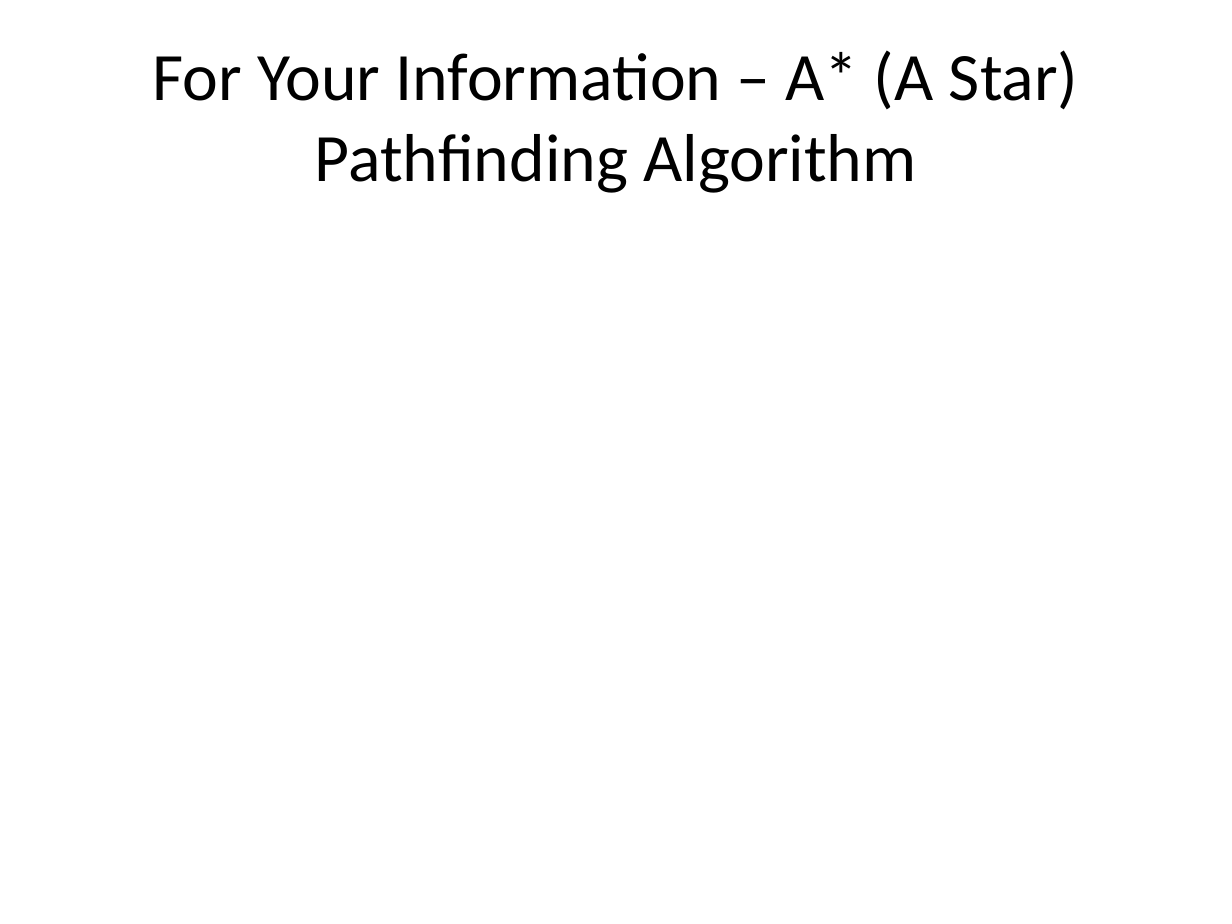
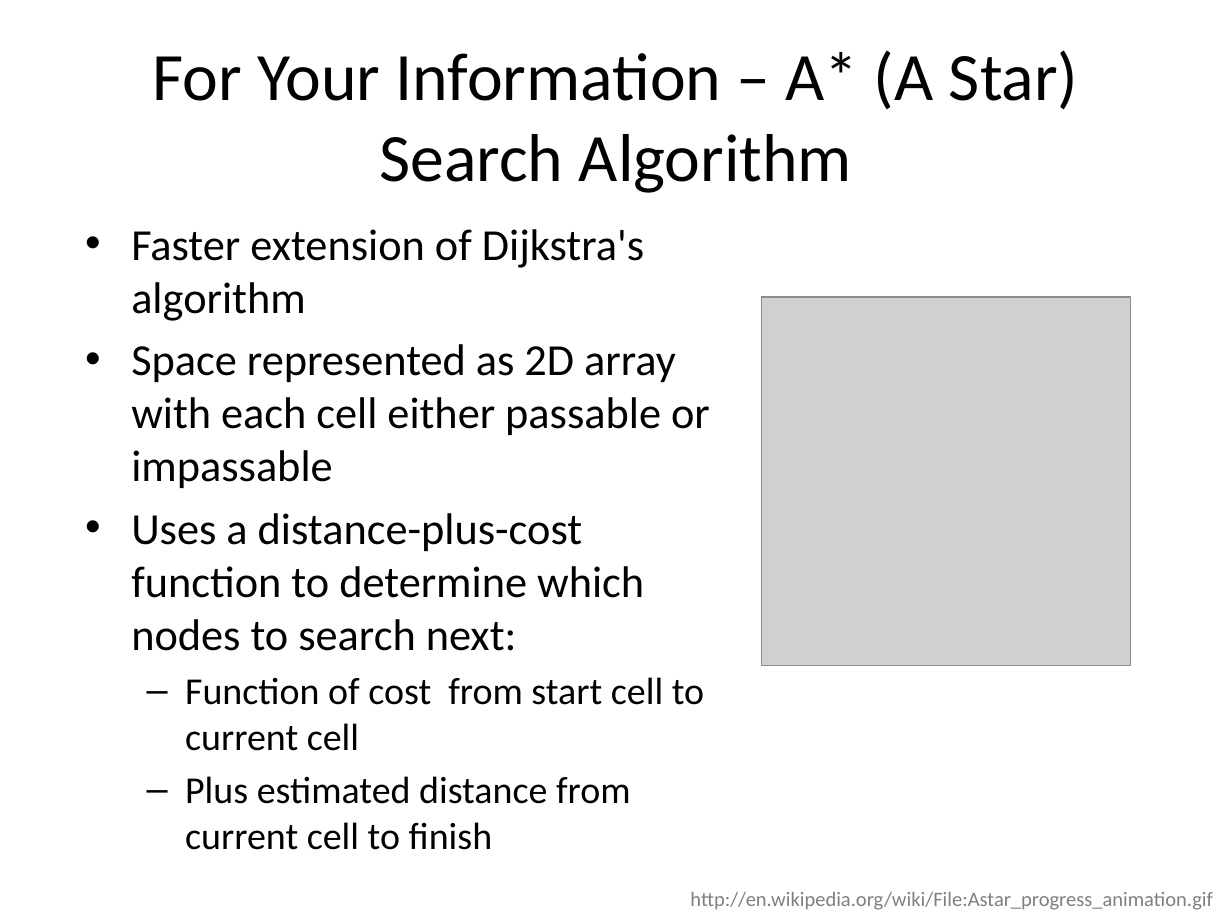
Before and after one commit to michaelwh/kinect-wheelchair, a slide deck: slide 14 of Autonomous Wheelchair using Structured Light.pptx. Drawn at 1232x924 pixels with LibreOffice and Linux fonts; fonts in the diff are those of the drawing; grey boxes stand for pictures. Boxes give left, top, right and bottom in pixels: in the first picture for what was removed or moved away, otherwise in the second. Text is boxed around its words. In the diff, an @@ line names an element or a change of style, - is before the commit and + after.

```diff
--- a/Autonomous Wheelchair using Structured Light.pptx
+++ b/Autonomous Wheelchair using Structured Light.pptx
@@ title at (x1=153, y1=50, x2=1079, y2=193): text changed @@
-For Your Information – A* (A Star) Pathfinding Algorithm
+For Your Information – A* (A Star) Search Algorithm
@@ text added at (x1=131, y1=229, x2=710, y2=804), 25.9 pt, text #000000 @@
+• Faster extension of Dijkstra's algorithm
+• Space represented as 2D array with each cell either passable or impassable
+• Uses a distance-plus-cost function to determine which nodes to search next:
+  – Function of cost from start cell to current cell
+  – Plus estimated distance from current cell to finish
@@ picture added at (x1=761, y1=297, x2=1130, y2=665) @@
@@ text added at (x1=690, y1=892, x2=1212, y2=910), 12 pt, text #808080 @@
+http://en.wikipedia.org/wiki/File:Astar_progress_animation.gif
```
Also in this commit, not shown: 1 slide added, 1 slide removed.
